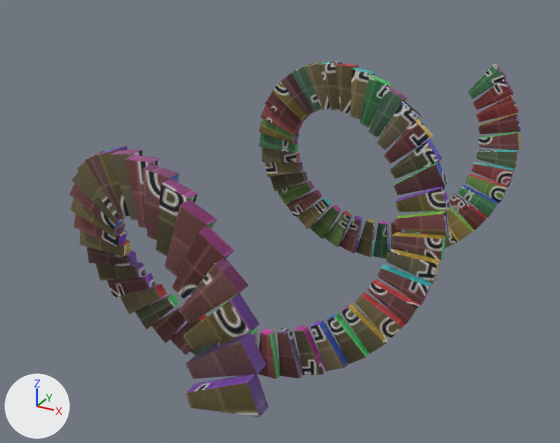
An edit to the FBX model Gamejam2023/Assets/Gamejam/Prefabs/Rooms/Assets/Stairs_to_hell_01.fbx, drawn before and after from the same camera.
One viewpoint serves both versions: a camera (50 mm lens) standing at (-25.3, -20.0, -24.2) and looking at (-36.5, 0.5, -34.4). The axes (+X, +Y, +Z) are drawn at lower left. The lights are the same throughout.

In view in the first picture: 'Stairs_hell_01'.
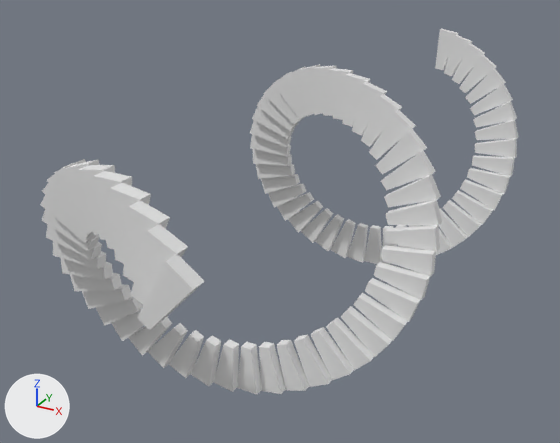
Pixel boxes [x1, y1, x2, y2] of what changed, in the pictures (560 x 443 px):
'Stairs_hell_01', reshaped, moved, turned: before [70, 61, 521, 417]; after [40, 29, 518, 394]
part 1 of me_circle_002, deleted: before [70, 61, 521, 417]
part 2 of me_circle_002, added: after [40, 29, 518, 394]

Patch to the scene script:
```diff
--- a/Gamejam2023/Assets/Gamejam/Prefabs/Rooms/Assets/Stairs_to_hell_01.fbx.py
+++ b/Gamejam2023/Assets/Gamejam/Prefabs/Rooms/Assets/Stairs_to_hell_01.fbx.py
@@ me_circle_002 @@
 # used by ob_stairs_hell_01; location = (8.39, 0.0, 12.47); rotation_euler = (0.0, -0.252, 0.0), in degrees (0, -14, 0)
-me_circle_002.from_pydata(...)  # 4704 vertices, 4536 faces; spans x -59.0..-49.8, y -9.9..11.5, z -38.9..-29.7
-me_circle_002.materials.append(mat_curved_stairs)  # picture img_uvs_png
+me_circle_002.from_pydata(...)  # 672 vertices, 504 faces; spans x -53.9..-44.8, y -9.8..11.8, z -0.5..8.7
+# me_circle_002 part 1: 4704 vertices removed from x -59.0..-49.8, y -9.9..11.5, z -38.9..-29.7
+# me_circle_002 part 2: 672 vertices added at x -53.9..-44.8, y -9.8..11.8, z -0.5..8.7
+# me_circle_002 part 3: the surface is now shaded flat
@@ ob_stairs_hell_01 @@
 ob_stairs_hell_01 = bpy.data.objects.new('Stairs_hell_01', me_circle_002)
-ob_stairs_hell_01.location = (8.39, 0.0, 12.47)
-ob_stairs_hell_01.rotation_euler = (0.0, -0.252, 0.0)  # degrees (0, -14, 0)
+ob_stairs_hell_01.location = (0.0, 0.0, 0.0)
+ob_stairs_hell_01.rotation_euler = (0.0, -0.848, 0.0)  # degrees (0, -49, 0)
```
